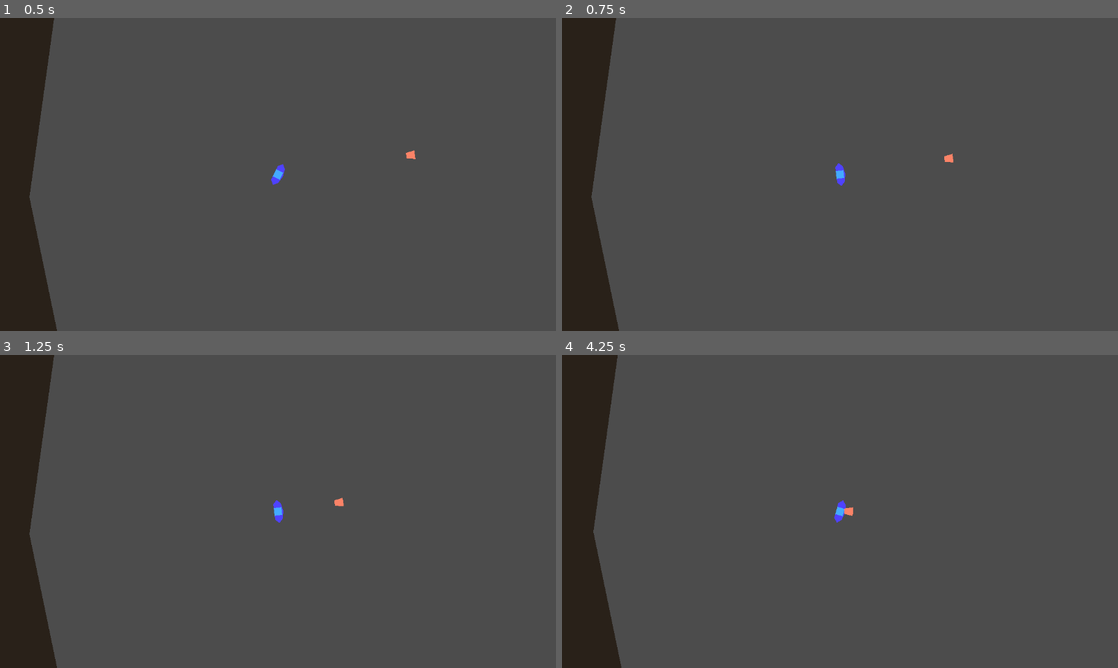
Above: before the commit, frames 1-4 (two rows, left to right).
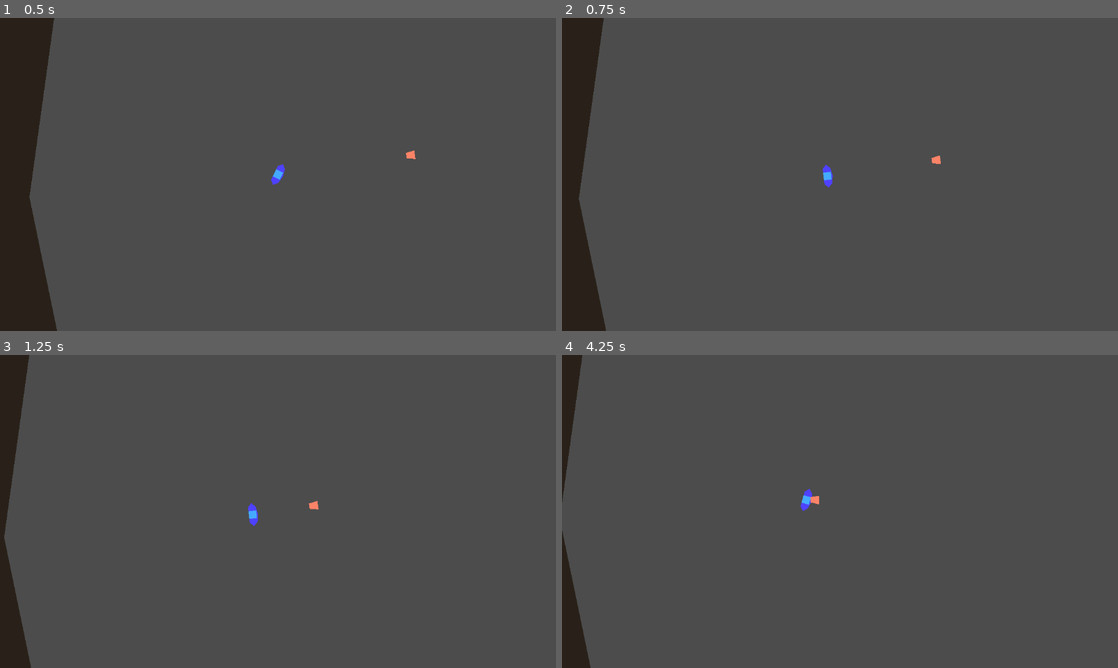
Above: after the commit, the same moments.

Repository: xiongyaohua/topdown-shooter
Game: Godot game, scene res://world.tscn
Two runs of this game, one before a commit and one after it. Both use one fixed random seed, a clock stepped at 60 frames per second and the inputs below.
Inputs (mouse positions are in pixels of both pictures, inside the frame that each line leads up to):
- Up to frame 1 (0.5 s): no input
- Up to frame 2 (0.75 s): move the mouse to (962, 158) at 0.52 s
- Up to frame 3 (1.25 s): no input
- Up to frame 4 (4.25 s): move the mouse to (728, 527) at 1.27 s; move the mouse to (895, 442) at 2.02 s; move the mouse to (812, 574) at 2.77 s; move the mouse to (1006, 558) at 3.52 s

Frame 1 is identical in both runs. In frame 2, 2.5% of the frame differs, in the area x 3-71%, y 0-100%; in frame 3, 4.8%; in frame 4, 6.2%, in the area x 0-53%, y 0-100%.

Commit message:
摄像机晃动

Diff:
--- /dev/null
+++ b/camera.tscn
@@ -0,0 +1,51 @@
+[gd_scene load_steps=3 format=3 uid="uid://de8400b53dsqj"]
+
+[sub_resource type="GDScript" id="GDScript_3en4e"]
+script/source = "extends Camera2D
+
+@export var decay := 0.8
+@export var max_offset := Vector2(50.0, 50.0)
+@export var max_roll := 0.1
+@export var noise: FastNoiseLite
+
+var target: Node2D = null
+
+var trauma := 0.0
+var noise_y := 0
+
+# Called when the node enters the scene tree for the first time.
+func _ready():
+	if noise:
+		randomize()
+		noise.seed = randi()
+
+func _physics_process(delta):
+	if target:
+		var v := get_global_mouse_position() - target.global_position
+		position = target.global_position + v*0.2
+	if trauma:
+		shake()
+		trauma = max(trauma - decay*delta, 0.0)
+
+func add_trauma(amount, max=1.0):
+	trauma = min(trauma + amount, max)
+
+func shake():
+	if noise:
+		var amount = pow(trauma, 2)
+		noise_y += 1
+		rotation = max_roll * amount * noise.get_noise_2d(0, noise_y)
+		offset.x = max_offset.x * amount * noise.get_noise_2d(0, noise_y)
+		offset.y = max_offset.y * amount * noise.get_noise_2d(0, noise_y)
+		print(offset)
+"
+
+[sub_resource type="FastNoiseLite" id="FastNoiseLite_ocpi4"]
+frequency = 0.25
+fractal_octaves = 2
+
+[node name="Camera" type="Camera2D"]
+position_smoothing_enabled = true
+position_smoothing_speed = 3.0
+script = SubResource("GDScript_3en4e")
+noise = SubResource("FastNoiseLite_ocpi4")
--- a/world.tscn
+++ b/world.tscn
@@ -1,6 +1,7 @@
 [gd_scene load_steps=8 format=3 uid="uid://b2lvgyma5tocx"]
 
 [ext_resource type="PackedScene" uid="uid://dftaxyvi8c7gh" path="res://player.tscn" id="1_3x6ce"]
+[ext_resource type="PackedScene" uid="uid://de8400b53dsqj" path="res://camera.tscn" id="3_5o7i2"]
 [ext_resource type="PackedScene" uid="uid://cmp2w3c3ngstb" path="res://stage.tscn" id="3_pfher"]
 [ext_resource type="PackedScene" uid="uid://cmnvrn4vf7bj0" path="res://monster.tscn" id="3_vabds"]
 
@@ -10,10 +11,12 @@
 
 # Called when the node enters the scene tree for the first time.
 func _ready():
-	$Camera2D.target = $Player
+	$Camera.target = $Player
 	$Monster.target = $Player
 
-
+func _on_player_fire_bullet(transform):
+	$BulletManager.fire(transform)
+	$Camera.add_trauma(0.2, 0.3)
 "
 
 [sub_resource type="Environment" id="Environment_v7shs"]
@@ -22,22 +25,6 @@
 glow_normalized = true
 glow_strength = 1.37
 glow_blend_mode = 0
-
-[sub_resource type="GDScript" id="GDScript_3en4e"]
-script/source = "extends Camera2D
-
-var target: Node2D = null
-
-# Called when the node enters the scene tree for the first time.
-func _ready():
-	pass # Replace with function body.
-
-
-func _physics_process(delta):
-	if target:
-		position = target.position
-
-"
 
 [sub_resource type="GDScript" id="GDScript_1fqsf"]
 script/source = "extends Node2D
@@ -48,7 +35,7 @@
 func _ready():
 	pass # Replace with function body.
 
-func _on_player_fire_bullet(transform):
+func fire(transform):
 	var bullet := Bullet.instantiate()
 	bullet.transform = transform
 	add_child(bullet)
@@ -60,10 +47,12 @@
 [node name="WorldEnvironment" type="WorldEnvironment" parent="."]
 environment = SubResource("Environment_v7shs")
 
+[node name="Stage" parent="." instance=ExtResource("3_pfher")]
+position = Vector2(403, -15)
+
 [node name="Player" parent="." instance=ExtResource("1_3x6ce")]
 
-[node name="Camera2D" type="Camera2D" parent="."]
-script = SubResource("GDScript_3en4e")
+[node name="Camera" parent="." instance=ExtResource("3_5o7i2")]
 
 [node name="BulletManager" type="Node2D" parent="."]
 script = SubResource("GDScript_1fqsf")
@@ -71,7 +60,4 @@
 [node name="Monster" parent="." instance=ExtResource("3_vabds")]
 position = Vector2(366, -53)
 
-[node name="Stage" parent="." instance=ExtResource("3_pfher")]
-position = Vector2(403, -15)
-
-[connection signal="fire_bullet" from="Player" to="BulletManager" method="_on_player_fire_bullet"]
+[connection signal="fire_bullet" from="Player" to="." method="_on_player_fire_bullet"]
